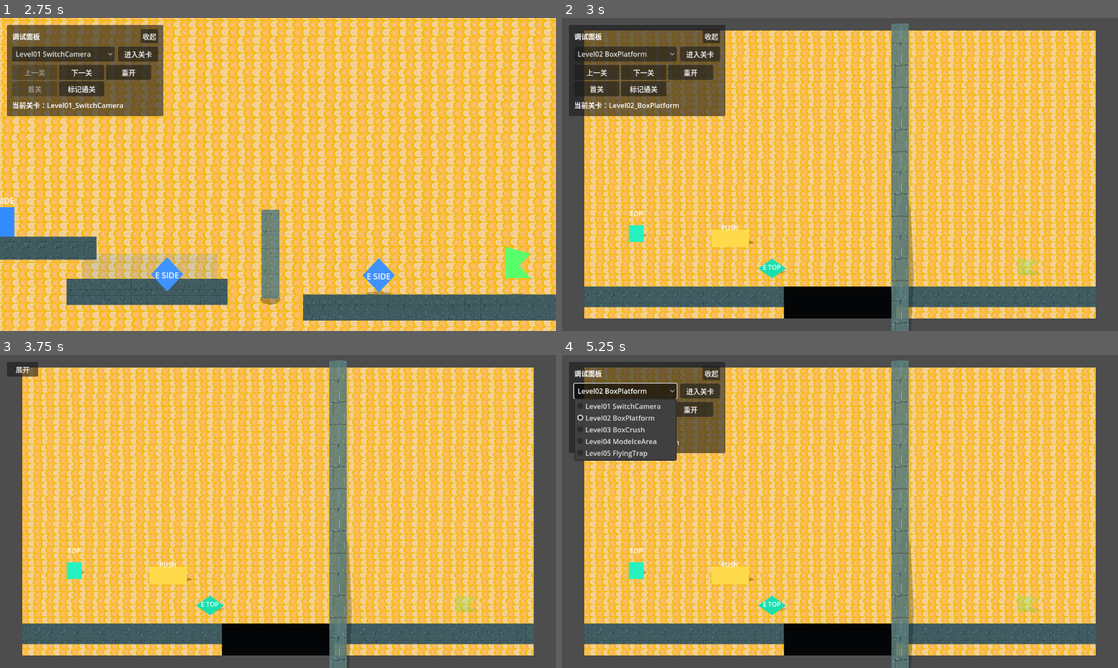
Above: before the commit, frames 1-4 (two rows, left to right).
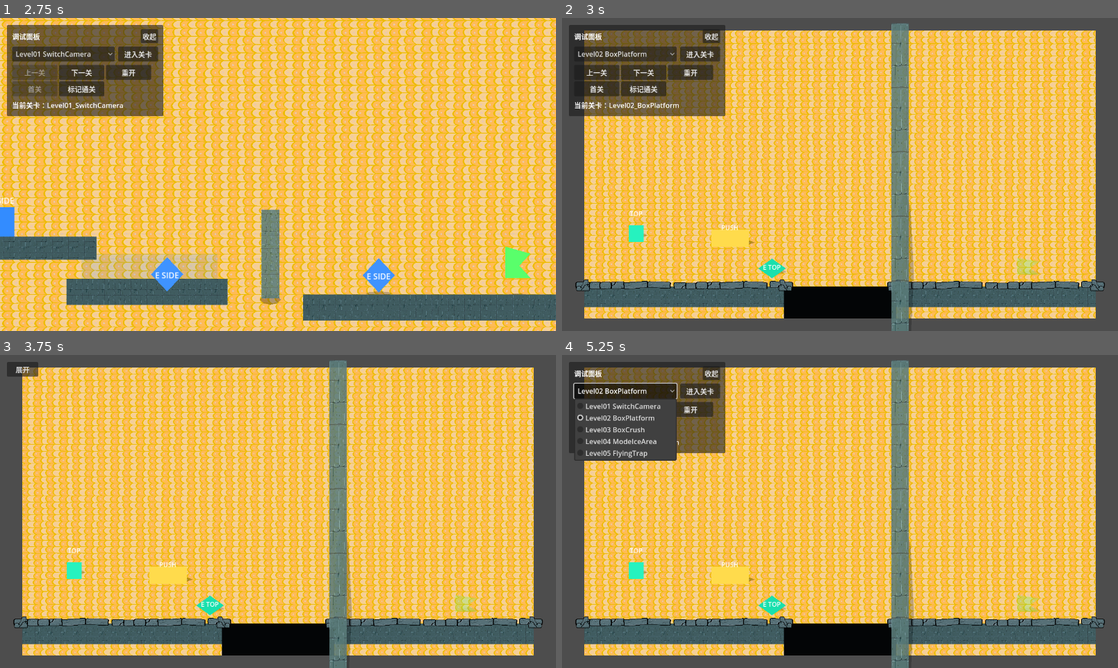
Above: after the commit, the same moments.

Repository: JrDw0/side-to-topdown-new
Game: Godot game, scene res://scenes/levels/Level01_SwitchCamera.tscn
The game is run twice, just before and just after one commit, with the same random seed, the same clock (stepped at 60 frames per second) and the same inputs.
Inputs:
- Up to frame 1 (2.75 s): click "收起" at 0.5 s; click "展开" at 1.25 s; click "进入关卡" at 2 s
- Up to frame 2 (3 s): click "下一关" at 2.75 s
- Up to frame 3 (3.75 s): click "收起" at 3.5 s
- Up to frame 4 (5.25 s): click "展开" at 4.25 s; click "Level02 BoxPlatform" at 5 s

Frame 1 is identical in both runs. In frame 2, 1.6% of the frame differs, in the area x 2-98%, y 83-88%; in frame 3, 1.6%; in frame 4, 1.6%.

Commit message:
feat(brickblock): 添加可配置下水道包框边缘装饰系统
为 BrickBlock 场景添加完整的边缘装饰功能，支持：
- 四边独立的包框分段显示控制（上/下/左/右）
- 双材质交替使用减少长边重复感
- 分段尺寸、间距、抖动、种子等参数调节
- 四角独立材质配置与变换控制
- 显示厚度、长度缩放、外扩偏移等视觉微调

同步更新 Level01_SwitchCamera 关卡中所有 BrickBlock 实例的导出属性序列化。

Diff:
--- a/scenes/levels/Level01_SwitchCamera.tscn
+++ b/scenes/levels/Level01_SwitchCamera.tscn
@@ -47,16 +47,100 @@
 position = Vector2(140, 548)
 block_size = Vector2(280, 46)
 visual_modulate = Color(0.7, 0.74, 0.78, 1)
+edge_texture_1 = null
+edge_texture_2 = null
+corner_texture_1 = null
+corner_texture_2 = null
+edge_segment_display_size = null
+edge_segment_gap = null
+edge_segment_jitter = null
+edge_variant_seed = null
+top_left_corner_texture = null
+top_right_corner_texture = null
+bottom_left_corner_texture = null
+bottom_right_corner_texture = null
+top_left_corner_rotation_degrees = null
+top_right_corner_rotation_degrees = null
+bottom_left_corner_rotation_degrees = null
+bottom_right_corner_rotation_degrees = null
+top_left_corner_flip_h = null
+top_right_corner_flip_h = null
+bottom_left_corner_flip_h = null
+bottom_right_corner_flip_h = null
+top_left_corner_flip_v = null
+top_right_corner_flip_v = null
+bottom_left_corner_flip_v = null
+bottom_right_corner_flip_v = null
+top_left_corner_offset = null
+top_right_corner_offset = null
+bottom_left_corner_offset = null
+bottom_right_corner_offset = null
 
 [node name="MidPlatform" parent="." instance=ExtResource("9_brick_block")]
 position = Vector2(380, 635)
 block_size = Vector2(320, 52)
 visual_modulate = Color(0.7, 0.74, 0.78, 1)
+edge_texture_1 = null
+edge_texture_2 = null
+corner_texture_1 = null
+corner_texture_2 = null
+edge_segment_display_size = null
+edge_segment_gap = null
+edge_segment_jitter = null
+edge_variant_seed = null
+top_left_corner_texture = null
+top_right_corner_texture = null
+bottom_left_corner_texture = null
+bottom_right_corner_texture = null
+top_left_corner_rotation_degrees = null
+top_right_corner_rotation_degrees = null
+bottom_left_corner_rotation_degrees = null
+bottom_right_corner_rotation_degrees = null
+top_left_corner_flip_h = null
+top_right_corner_flip_h = null
+bottom_left_corner_flip_h = null
+bottom_right_corner_flip_h = null
+top_left_corner_flip_v = null
+top_right_corner_flip_v = null
+bottom_left_corner_flip_v = null
+bottom_right_corner_flip_v = null
+top_left_corner_offset = null
+top_right_corner_offset = null
+bottom_left_corner_offset = null
+bottom_right_corner_offset = null
 
 [node name="RightFloor" parent="." instance=ExtResource("9_brick_block")]
 position = Vector2(950, 666)
 block_size = Vector2(520, 52)
 visual_modulate = Color(0.7, 0.74, 0.78, 1)
+edge_texture_1 = null
+edge_texture_2 = null
+corner_texture_1 = null
+corner_texture_2 = null
+edge_segment_display_size = null
+edge_segment_gap = null
+edge_segment_jitter = null
+edge_variant_seed = null
+top_left_corner_texture = null
+top_right_corner_texture = null
+bottom_left_corner_texture = null
+bottom_right_corner_texture = null
+top_left_corner_rotation_degrees = null
+top_right_corner_rotation_degrees = null
+bottom_left_corner_rotation_degrees = null
+bottom_right_corner_rotation_degrees = null
+top_left_corner_flip_h = null
+top_right_corner_flip_h = null
+bottom_left_corner_flip_h = null
+bottom_right_corner_flip_h = null
+top_left_corner_flip_v = null
+top_right_corner_flip_v = null
+bottom_left_corner_flip_v = null
+bottom_right_corner_flip_v = null
+top_left_corner_offset = null
+top_right_corner_offset = null
+bottom_left_corner_offset = null
+bottom_right_corner_offset = null
 
 [node name="LeftBoundary" type="StaticBody2D" parent="."]
 position = Vector2(-17, 360)
--- a/scenes/objects/BrickBlock.tscn
+++ b/scenes/objects/BrickBlock.tscn
@@ -1,7 +1,11 @@
-[gd_scene load_steps=4 format=3]
+[gd_scene load_steps=8 format=3]
 
 [ext_resource type="Script" path="res://scripts/BrickBlock.gd" id="1_brick_block"]
 [ext_resource type="Texture2D" uid="uid://cwqtar62wyltj" path="res://assets/地面 墙纸tiles/下水道砖块.png" id="2_brick"]
+[ext_resource type="Texture2D" uid="uid://dj1kgskjq8ndq" path="res://assets/地面 墙纸tiles/下水道包框1.png" id="3_edge_1"]
+[ext_resource type="Texture2D" uid="uid://bbnowebhgx05n" path="res://assets/地面 墙纸tiles/下水道包框2.png" id="4_edge_2"]
+[ext_resource type="Texture2D" uid="uid://tsqcr4usktmb" path="res://assets/地面 墙纸tiles/下水道转角1.png" id="5_corner_1"]
+[ext_resource type="Texture2D" uid="uid://bagkoi2weat5q" path="res://assets/地面 墙纸tiles/下水道转角2.png" id="6_corner_2"]
 
 [sub_resource type="RectangleShape2D" id="RectangleShape2D_brick_block"]
 size = Vector2(128, 32)
@@ -23,3 +27,54 @@
 centered = false
 region_enabled = true
 region_rect = Rect2(0, 0, 2048, 512)
+
+[node name="EdgeDecoration" type="Node2D" parent="Visual"]
+z_index = 1
+
+[node name="TopEdgeSegments" type="Node2D" parent="Visual/EdgeDecoration"]
+position = Vector2(0, -19)
+
+[node name="BottomEdgeSegments" type="Node2D" parent="Visual/EdgeDecoration"]
+visible = false
+position = Vector2(0, 19)
+rotation = 3.14159
+
+[node name="LeftEdgeSegments" type="Node2D" parent="Visual/EdgeDecoration"]
+visible = false
+position = Vector2(-67, 0)
+rotation = -1.5708
+
+[node name="RightEdgeSegments" type="Node2D" parent="Visual/EdgeDecoration"]
+visible = false
+position = Vector2(67, 0)
+rotation = 1.5708
+
+[node name="TopLeftCorner" type="Sprite2D" parent="Visual/EdgeDecoration"]
+texture_filter = 1
+position = Vector2(-67, -19)
+scale = Vector2(0.0918919, 0.0918919)
+texture = ExtResource("5_corner_1")
+
+[node name="TopRightCorner" type="Sprite2D" parent="Visual/EdgeDecoration"]
+texture_filter = 1
+position = Vector2(67, -19)
+scale = Vector2(0.0918919, 0.0918919)
+texture = ExtResource("5_corner_1")
+flip_h = true
+
+[node name="BottomLeftCorner" type="Sprite2D" parent="Visual/EdgeDecoration"]
+visible = false
+texture_filter = 1
+position = Vector2(-67, 19)
+rotation = 3.14159
+scale = Vector2(0.0918919, 0.0918919)
+texture = ExtResource("5_corner_1")
+flip_h = true
+
+[node name="BottomRightCorner" type="Sprite2D" parent="Visual/EdgeDecoration"]
+visible = false
+texture_filter = 1
+position = Vector2(67, 19)
+rotation = 3.14159
+scale = Vector2(0.0918919, 0.0918919)
+texture = ExtResource("5_corner_1")
--- a/scripts/BrickBlock.gd
+++ b/scripts/BrickBlock.gd
@@ -3,6 +3,16 @@
 class_name BrickBlock
 
 const DEFAULT_BRICK_TEXTURE := preload("res://assets/地面 墙纸tiles/下水道砖块.png")
+const DEFAULT_EDGE_TEXTURE_1 := preload("res://assets/地面 墙纸tiles/下水道包框1.png")
+const DEFAULT_EDGE_TEXTURE_2 := preload("res://assets/地面 墙纸tiles/下水道包框2.png")
+const DEFAULT_CORNER_TEXTURE_1 := preload("res://assets/地面 墙纸tiles/下水道转角1.png")
+const DEFAULT_CORNER_TEXTURE_2 := preload("res://assets/地面 墙纸tiles/下水道转角2.png")
+
+const EDGE_TOP := 1
+const EDGE_BOTTOM := 2
+const EDGE_LEFT := 4
+const EDGE_RIGHT := 8
+const DEFAULT_DECORATION_EDGES := EDGE_TOP
 
 ## 砖块区域尺寸，同时驱动碰撞和视觉范围。
 @export var block_size := Vector2(128.0, 32.0):
@@ -32,11 +42,236 @@
 @export var visual_z_index := 0:
 	set(value):
 		visual_z_index = value
+		_sync_block()
+
+## 是否显示沿碰撞矩形边缘摆放的下水道包框装饰。只影响视觉，不改变碰撞。
+@export var edge_decoration_enabled := true:
+	set(value):
+		edge_decoration_enabled = value
+		_sync_block()
+
+## 需要显示包框装饰的边。默认适合横版平台：上边和两端转角。
+@export_flags("上", "下", "左", "右") var edge_decoration_sides := DEFAULT_DECORATION_EDGES:
+	set(value):
+		edge_decoration_sides = value
+		_sync_block()
+
+## 包框分段素材 A。会与素材 B 交替使用，减少长边重复感。
+@export var edge_texture_1: Texture2D = DEFAULT_EDGE_TEXTURE_1:
+	set(value):
+		edge_texture_1 = value
+		_sync_block()
+
+## 包框分段素材 B。会与素材 A 交替使用，减少长边重复感。
+@export var edge_texture_2: Texture2D = DEFAULT_EDGE_TEXTURE_2:
+	set(value):
+		edge_texture_2 = value
+		_sync_block()
+
+## 兼容旧配置的转角素材 A。新关卡建议优先调下面四个逐角转角素材。
+@export var corner_texture_1: Texture2D = DEFAULT_CORNER_TEXTURE_1:
+	set(value):
+		corner_texture_1 = value
+		_sync_block()
+
+## 兼容旧配置的转角素材 B。新关卡建议优先调下面四个逐角转角素材。
+@export var corner_texture_2: Texture2D = DEFAULT_CORNER_TEXTURE_2:
+	set(value):
+		corner_texture_2 = value
+		_sync_block()
+
+## 包框在场景中的显示厚度，单位为像素。用于缩放高精度包框素材。
+@export_range(2.0, 96.0, 1.0) var edge_display_thickness := 18.0:
+	set(value):
+		edge_display_thickness = maxf(value, 1.0)
+		_sync_block()
+
+## 包框沿碰撞边长度的显示比例。1 为贴合碰撞边，略大于 1 可盖住端部缝隙。
+@export_range(0.5, 1.5, 0.01) var edge_display_length_scale := 1.0:
+	set(value):
+		edge_display_length_scale = maxf(value, 0.01)
+		_sync_block()
+
+## 单个包框分段的目标显示尺寸。X 控制段宽，Y 控制段高；Y 小于等于 0 时使用包框显示厚度。
+@export var edge_segment_display_size := Vector2(62.0, 0.0):
+	set(value):
+		edge_segment_display_size = Vector2(maxf(value.x, 4.0), value.y)
+		_sync_block()
+
+## 包框分段之间的间隔，单位为像素。负数可让分段互相压住一点。
+@export_range(-24.0, 24.0, 1.0) var edge_segment_gap := -2.0:
+	set(value):
+		edge_segment_gap = value
+		_sync_block()
+
+## 包框分段的确定性位置抖动，单位为像素。用于打散过于整齐的边缘。
+@export_range(0.0, 24.0, 1.0) var edge_segment_jitter := 3.0:
+	set(value):
+		edge_segment_jitter = maxf(value, 0.0)
+		_sync_block()
+
+## 包框分段变化种子。相同配置会生成稳定一致的分段变化。
+@export var edge_variant_seed := 11:
+	set(value):
+		edge_variant_seed = value
+		_sync_block()
+
+## 转角装饰在场景中的最长边尺寸，单位为像素。用于等比缩放高精度转角素材。
+@export_range(4.0, 160.0, 1.0) var corner_display_size := 34.0:
+	set(value):
+		corner_display_size = maxf(value, 1.0)
+		_sync_block()
+
+## 装饰相对碰撞边缘向外偏移的距离。正数会让包框稍微包在碰撞体外侧。
+@export_range(-64.0, 64.0, 1.0) var edge_decoration_outset := 3.0:
+	set(value):
+		edge_decoration_outset = value
+		_sync_block()
+
+## 下水道包框装饰的视觉层级微调。
+@export var edge_decoration_z_index := 1:
+	set(value):
+		edge_decoration_z_index = value
+		_sync_block()
+
+## 下水道包框装饰整体颜色和透明度微调。
+@export var edge_decoration_modulate := Color.WHITE:
+	set(value):
+		edge_decoration_modulate = value
+		_sync_block()
+
+## 左上角转角素材。
+@export var top_left_corner_texture: Texture2D = DEFAULT_CORNER_TEXTURE_1:
+	set(value):
+		top_left_corner_texture = value
+		_sync_block()
+
+## 右上角转角素材。默认使用左上角素材镜像，避免右侧转角变成竖直插块。
+@export var top_right_corner_texture: Texture2D = DEFAULT_CORNER_TEXTURE_1:
+	set(value):
+		top_right_corner_texture = value
+		_sync_block()
+
+## 左下角转角素材。
+@export var bottom_left_corner_texture: Texture2D = DEFAULT_CORNER_TEXTURE_1:
+	set(value):
+		bottom_left_corner_texture = value
+		_sync_block()
+
+## 右下角转角素材。
+@export var bottom_right_corner_texture: Texture2D = DEFAULT_CORNER_TEXTURE_1:
+	set(value):
+		bottom_right_corner_texture = value
+		_sync_block()
+
+## 左上角旋转角度，单位为度。
+@export_range(-360.0, 360.0, 1.0) var top_left_corner_rotation_degrees := 0.0:
+	set(value):
+		top_left_corner_rotation_degrees = value
+		_sync_block()
+
+## 右上角旋转角度，单位为度。
+@export_range(-360.0, 360.0, 1.0) var top_right_corner_rotation_degrees := 0.0:
+	set(value):
+		top_right_corner_rotation_degrees = value
+		_sync_block()
+
+## 左下角旋转角度，单位为度。
+@export_range(-360.0, 360.0, 1.0) var bottom_left_corner_rotation_degrees := 180.0:
+	set(value):
+		bottom_left_corner_rotation_degrees = value
+		_sync_block()
+
+## 右下角旋转角度，单位为度。
+@export_range(-360.0, 360.0, 1.0) var bottom_right_corner_rotation_degrees := 180.0:
+	set(value):
+		bottom_right_corner_rotation_degrees = value
+		_sync_block()
+
+## 左上角是否水平翻转。
+@export var top_left_corner_flip_h := false:
+	set(value):
+		top_left_corner_flip_h = value
+		_sync_block()
+
+## 右上角是否水平翻转。
+@export var top_right_corner_flip_h := true:
+	set(value):
+		top_right_corner_flip_h = value
+		_sync_block()
+
+## 左下角是否水平翻转。
+@export var bottom_left_corner_flip_h := true:
+	set(value):
+		bottom_left_corner_flip_h = value
+		_sync_block()
+
+## 右下角是否水平翻转。
+@export var bottom_right_corner_flip_h := false:
+	set(value):
+		bottom_right_corner_flip_h = value
+		_sync_block()
+
+## 左上角是否垂直翻转。
+@export var top_left_corner_flip_v := false:
+	set(value):
+		top_left_corner_flip_v = value
+		_sync_block()
+
+## 右上角是否垂直翻转。
+@export var top_right_corner_flip_v := false:
+	set(value):
+		top_right_corner_flip_v = value
+		_sync_block()
+
+## 左下角是否垂直翻转。
+@export var bottom_left_corner_flip_v := false:
+	set(value):
+		bottom_left_corner_flip_v = value
+		_sync_block()
+
+## 右下角是否垂直翻转。
+@export var bottom_right_corner_flip_v := false:
+	set(value):
+		bottom_right_corner_flip_v = value
+		_sync_block()
+
+## 左上角局部偏移，单位为像素。
+@export var top_left_corner_offset := Vector2.ZERO:
+	set(value):
+		top_left_corner_offset = value
+		_sync_block()
+
+## 右上角局部偏移，单位为像素。
+@export var top_right_corner_offset := Vector2.ZERO:
+	set(value):
+		top_right_corner_offset = value
+		_sync_block()
+
+## 左下角局部偏移，单位为像素。
+@export var bottom_left_corner_offset := Vector2.ZERO:
+	set(value):
+		bottom_left_corner_offset = value
+		_sync_block()
+
+## 右下角局部偏移，单位为像素。
+@export var bottom_right_corner_offset := Vector2.ZERO:
+	set(value):
+		bottom_right_corner_offset = value
 		_sync_block()
 
 @onready var collision_shape: CollisionShape2D = get_node_or_null("CollisionShape2D") as CollisionShape2D
 @onready var visual: Node2D = get_node_or_null("Visual") as Node2D
 @onready var brick_tile: Sprite2D = get_node_or_null("Visual/BrickTile") as Sprite2D
+@onready var edge_decoration: Node2D = get_node_or_null("Visual/EdgeDecoration") as Node2D
+@onready var top_edge_segments: Node2D = get_node_or_null("Visual/EdgeDecoration/TopEdgeSegments") as Node2D
+@onready var bottom_edge_segments: Node2D = get_node_or_null("Visual/EdgeDecoration/BottomEdgeSegments") as Node2D
+@onready var left_edge_segments: Node2D = get_node_or_null("Visual/EdgeDecoration/LeftEdgeSegments") as Node2D
+@onready var right_edge_segments: Node2D = get_node_or_null("Visual/EdgeDecoration/RightEdgeSegments") as Node2D
+@onready var corner_top_left: Sprite2D = get_node_or_null("Visual/EdgeDecoration/TopLeftCorner") as Sprite2D
+@onready var corner_top_right: Sprite2D = get_node_or_null("Visual/EdgeDecoration/TopRightCorner") as Sprite2D
+@onready var corner_bottom_left: Sprite2D = get_node_or_null("Visual/EdgeDecoration/BottomLeftCorner") as Sprite2D
+@onready var corner_bottom_right: Sprite2D = get_node_or_null("Visual/EdgeDecoration/BottomRightCorner") as Sprite2D
 
 
 func _ready() -> void:
@@ -46,6 +281,20 @@
 func _validate_property(property: Dictionary) -> void:
 	if property.name == "block_size":
 		property.hint_string = "suffix:px"
+	elif property.name == "edge_display_thickness":
+		property.hint_string = "2,96,1,suffix:px"
+	elif property.name == "edge_segment_display_size":
+		property.hint_string = "suffix:px"
+	elif property.name == "edge_segment_gap":
+		property.hint_string = "-24,24,1,suffix:px"
+	elif property.name == "edge_segment_jitter":
+		property.hint_string = "0,24,1,suffix:px"
+	elif property.name == "corner_display_size":
+		property.hint_string = "4,160,1,suffix:px"
+	elif property.name == "edge_decoration_outset":
+		property.hint_string = "-64,64,1,suffix:px"
+	elif property.name.ends_with("_corner_offset"):
+		property.hint_string = "suffix:px"
 
 
 func _sync_block() -> void:
@@ -55,8 +304,18 @@
 	collision_shape = get_node_or_null("CollisionShape2D") as CollisionShape2D
 	visual = get_node_or_null("Visual") as Node2D
 	brick_tile = get_node_or_null("Visual/BrickTile") as Sprite2D
+	edge_decoration = get_node_or_null("Visual/EdgeDecoration") as Node2D
+	top_edge_segments = get_node_or_null("Visual/EdgeDecoration/TopEdgeSegments") as Node2D
+	bottom_edge_segments = get_node_or_null("Visual/EdgeDecoration/BottomEdgeSegments") as Node2D
+	left_edge_segments = get_node_or_null("Visual/EdgeDecoration/LeftEdgeSegments") as Node2D
+	right_edge_segments = get_node_or_null("Visual/EdgeDecoration/RightEdgeSegments") as Node2D
+	corner_top_left = get_node_or_null("Visual/EdgeDecoration/TopLeftCorner") as Sprite2D
+	corner_top_right = get_node_or_null("Visual/EdgeDecoration/TopRightCorner") as Sprite2D
+	corner_bottom_left = get_node_or_null("Visual/EdgeDecoration/BottomLeftCorner") as Sprite2D
+	corner_bottom_right = get_node_or_null("Visual/EdgeDecoration/BottomRightCorner") as Sprite2D
 
 	apply_brick_visual(collision_shape, visual, brick_tile, block_size, brick_texture, brick_tile_size, visual_modulate, visual_z_index)
+	_sync_edge_decoration()
 
 
 static func apply_brick_visual(
@@ -118,3 +377,250 @@
 
 static func _sanitize_size(value: Vector2) -> Vector2:
 	return Vector2(maxf(value.x, 1.0), maxf(value.y, 1.0))
+
+
+func _sync_edge_decoration() -> void:
+	if edge_decoration == null:
+		return
+
+	var safe_size := _sanitize_size(block_size)
+	edge_decoration.visible = edge_decoration_enabled
+	edge_decoration.position = Vector2.ZERO
+	edge_decoration.modulate = edge_decoration_modulate
+	edge_decoration.z_index = edge_decoration_z_index
+
+	var top_enabled := edge_decoration_enabled and _has_edge(EDGE_TOP)
+	var bottom_enabled := edge_decoration_enabled and _has_edge(EDGE_BOTTOM)
+	var left_enabled := edge_decoration_enabled and _has_edge(EDGE_LEFT)
+	var right_enabled := edge_decoration_enabled and _has_edge(EDGE_RIGHT)
+
+	if not edge_decoration_enabled:
+		_clear_edge_segment_containers()
+		_set_sprites_visible([
+			corner_top_left,
+			corner_top_right,
+			corner_bottom_left,
+			corner_bottom_right,
+		], false)
+		return
+
+	var half_size := safe_size * 0.5
+	var edge_length := Vector2(
+		safe_size.x * edge_display_length_scale,
+		safe_size.y * edge_display_length_scale
+	)
+
+	_build_edge_segments(
+		top_edge_segments,
+		top_enabled,
+		EDGE_TOP,
+		Vector2(0.0, -half_size.y - edge_decoration_outset),
+		0.0,
+		edge_length.x
+	)
+	_build_edge_segments(
+		bottom_edge_segments,
+		bottom_enabled,
+		EDGE_BOTTOM,
+		Vector2(0.0, half_size.y + edge_decoration_outset),
+		PI,
+		edge_length.x
+	)
+	_build_edge_segments(
+		left_edge_segments,
+		left_enabled,
+		EDGE_LEFT,
+		Vector2(-half_size.x - edge_decoration_outset, 0.0),
+		-PI * 0.5,
+		edge_length.y
+	)
+	_build_edge_segments(
+		right_edge_segments,
+		right_enabled,
+		EDGE_RIGHT,
+		Vector2(half_size.x + edge_decoration_outset, 0.0),
+		PI * 0.5,
+		edge_length.y
+	)
+
+	_configure_corner_sprite(
+		corner_top_left,
+		top_left_corner_texture,
+		top_enabled or left_enabled,
+		Vector2(-half_size.x - edge_decoration_outset, -half_size.y - edge_decoration_outset) + top_left_corner_offset,
+		deg_to_rad(top_left_corner_rotation_degrees),
+		top_left_corner_flip_h,
+		top_left_corner_flip_v
+	)
+	_configure_corner_sprite(
+		corner_top_right,
+		top_right_corner_texture,
+		top_enabled or right_enabled,
+		Vector2(half_size.x + edge_decoration_outset, -half_size.y - edge_decoration_outset) + top_right_corner_offset,
+		deg_to_rad(top_right_corner_rotation_degrees),
+		top_right_corner_flip_h,
+		top_right_corner_flip_v
+	)
+	_configure_corner_sprite(
+		corner_bottom_left,
+		bottom_left_corner_texture,
+		bottom_enabled or left_enabled,
+		Vector2(-half_size.x - edge_decoration_outset, half_size.y + edge_decoration_outset) + bottom_left_corner_offset,
+		deg_to_rad(bottom_left_corner_rotation_degrees),
+		bottom_left_corner_flip_h,
+		bottom_left_corner_flip_v
+	)
+	_configure_corner_sprite(
+		corner_bottom_right,
+		bottom_right_corner_texture,
+		bottom_enabled or right_enabled,
+		Vector2(half_size.x + edge_decoration_outset, half_size.y + edge_decoration_outset) + bottom_right_corner_offset,
+		deg_to_rad(bottom_right_corner_rotation_degrees),
+		bottom_right_corner_flip_h,
+		bottom_right_corner_flip_v
+	)
+
+
+func _has_edge(edge_flag: int) -> bool:
+	return (edge_decoration_sides & edge_flag) != 0
+
+
+func _build_edge_segments(
+	container: Node2D,
+	enabled: bool,
+	edge_flag: int,
+	target_position: Vector2,
+	target_rotation: float,
+	target_length: float
+) -> void:
+	if container == null:
+		return
+
+	_clear_children(container)
+	container.visible = enabled
+	container.position = target_position
+	container.rotation = target_rotation
+
+	if not enabled:
+		return
+
+	var safe_segment_length: float = maxf(edge_segment_display_size.x, 4.0)
+	var safe_segment_height: float = edge_segment_display_size.y
+	if safe_segment_height <= 0.0:
+		safe_segment_height = maxf(edge_display_thickness, 1.0)
+
+	var stride: float = maxf(safe_segment_length + edge_segment_gap, 4.0)
+	var segment_count: int = maxi(1, ceili(maxf(target_length, 1.0) / stride))
+	var used_length: float = float(segment_count - 1) * stride + safe_segment_length
+	var start_x: float = used_length * -0.5 + safe_segment_length * 0.5
+
+	for index in range(segment_count):
+		var sprite: Sprite2D = Sprite2D.new()
+		sprite.name = "Segment%02d" % index
+		sprite.texture = _pick_edge_texture(edge_flag, index)
+		sprite.centered = true
+		sprite.texture_filter = CanvasItem.TEXTURE_FILTER_LINEAR
+		sprite.texture_repeat = CanvasItem.TEXTURE_REPEAT_DISABLED
+		sprite.region_enabled = false
+		sprite.flip_h = _pick_bool(edge_flag, index, 17)
+		sprite.flip_v = _pick_bool(edge_flag, index, 31)
+		sprite.rotation = deg_to_rad(_pick_signed_value(edge_flag, index, 43, 4.0))
+		sprite.position = Vector2(
+			start_x + float(index) * stride + _pick_signed_value(edge_flag, index, 59, edge_segment_jitter),
+			_pick_signed_value(edge_flag, index, 73, edge_segment_jitter * 0.45)
+		)
+		sprite.scale = _get_segment_scale(sprite.texture, Vector2(safe_segment_length, safe_segment_height), index)
+		container.add_child(sprite)
+
+
+func _pick_edge_texture(edge_flag: int, index: int) -> Texture2D:
+	var texture_index: int = absi(edge_variant_seed + edge_flag * 13 + index * 7) % 4
+	if texture_index == 0 or texture_index == 3:
+		return edge_texture_2 if edge_texture_2 != null else edge_texture_1
+	return edge_texture_1 if edge_texture_1 != null else edge_texture_2
+
+
+func _get_segment_scale(texture: Texture2D, target_size: Vector2, index: int) -> Vector2:
+	var texture_size: Vector2 = _get_safe_texture_size(texture)
+	var width_scale: float = target_size.x / texture_size.x
+	var height_scale: float = target_size.y / texture_size.y
+	var size_variation: float = 1.0 + _pick_signed_value(EDGE_TOP, index, 89, 0.08)
+	return Vector2(width_scale * size_variation, height_scale * size_variation)
+
+
+func _configure_corner_sprite(
+	sprite: Sprite2D,
+	texture: Texture2D,
+	enabled: bool,
+	target_position: Vector2,
+	target_rotation: float,
+	flip_horizontal: bool,
+	flip_vertical: bool
+) -> void:
+	if sprite == null:
+		return
+
+	sprite.visible = enabled
+	sprite.texture = texture
+	sprite.centered = true
+	sprite.position = target_position
+	sprite.rotation = target_rotation
+	sprite.flip_h = flip_horizontal
+	sprite.flip_v = flip_vertical
+	sprite.texture_filter = CanvasItem.TEXTURE_FILTER_LINEAR
+	sprite.texture_repeat = CanvasItem.TEXTURE_REPEAT_DISABLED
+	sprite.region_enabled = false
+
+	if not enabled:
+		return
+
+	var texture_size: Vector2 = _get_safe_texture_size(texture)
+	var longest_side: float = maxf(texture_size.x, texture_size.y)
+	var scale_factor: float = maxf(corner_display_size, 1.0) / longest_side
+	sprite.scale = Vector2(scale_factor, scale_factor)
+
+
+func _get_safe_texture_size(texture: Texture2D) -> Vector2:
+	if texture == null:
+		return Vector2.ONE
+	var texture_size: Vector2 = texture.get_size()
+	if texture_size.x <= 0.0 or texture_size.y <= 0.0:
+		return Vector2.ONE
+	return texture_size
+
+
+func _pick_bool(edge_flag: int, index: int, salt: int) -> bool:
+	return (_hash_to_int(edge_flag, index, salt) % 2) == 0
+
+
+func _pick_signed_value(edge_flag: int, index: int, salt: int, amount: float) -> float:
+	if amount <= 0.0:
+		return 0.0
+	var normalized: float = float(_hash_to_int(edge_flag, index, salt) % 1000) / 999.0
+	return lerpf(-amount, amount, normalized)
+
+
+func _hash_to_int(edge_flag: int, index: int, salt: int) -> int:
+	var value: int = edge_variant_seed * 73856093
+	value += edge_flag * 19349663
+	value += index * 83492791
+	value += salt * 265443576
+	return absi(value)
+
+
+func _clear_edge_segment_containers() -> void:
+	for container in [top_edge_segments, bottom_edge_segments, left_edge_segments, right_edge_segments]:
+		if container is Node2D:
+			_clear_children(container)
+
+
+func _clear_children(parent: Node) -> void:
+	for child in parent.get_children():
+		parent.remove_child(child)
+		child.free()
+
+
+func _set_sprites_visible(sprites: Array, target_visible: bool) -> void:
+	for sprite in sprites:
+		if sprite is Sprite2D:
+			sprite.visible = target_visible
